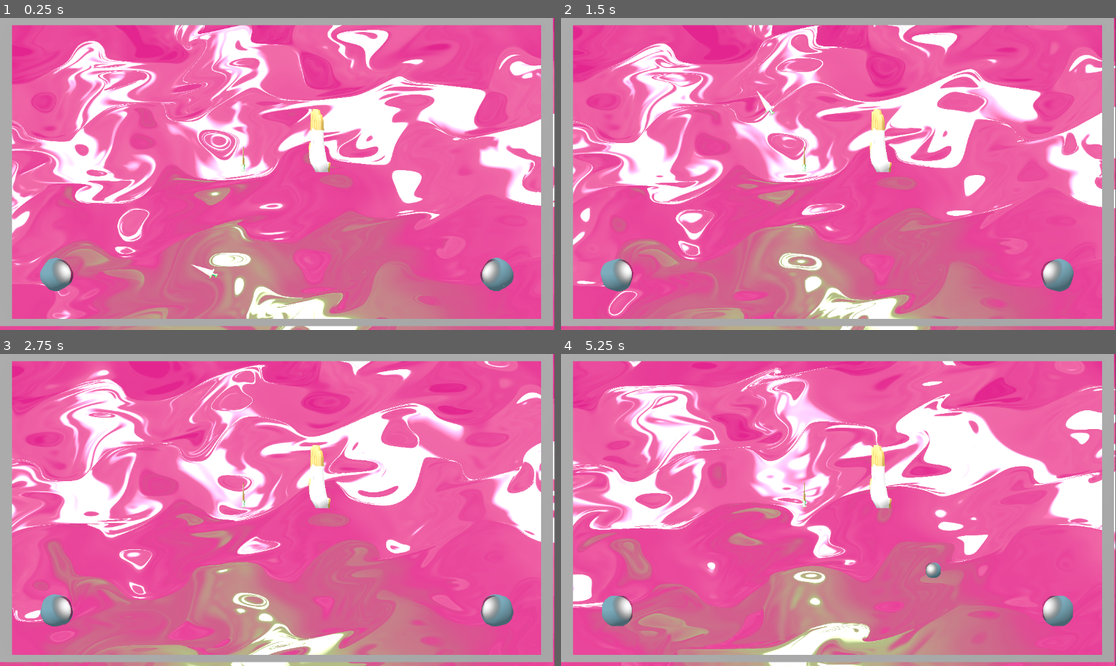
Above: before the commit, frames 1-4 (two rows, left to right).
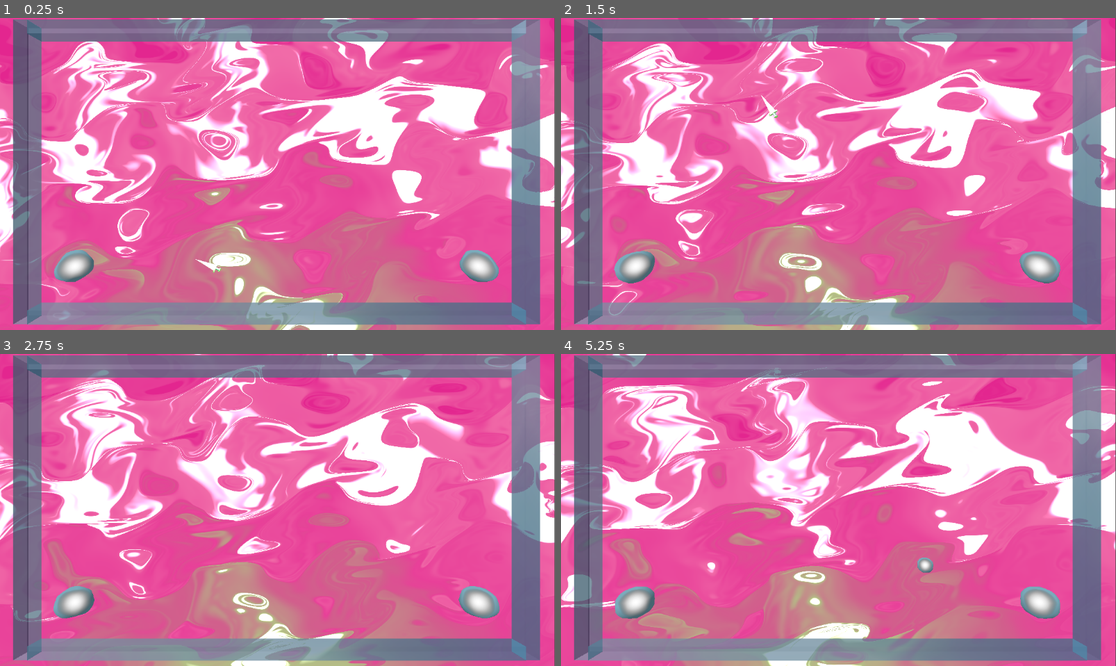
Above: after the commit, the same moments.

Repository: Ultimo-Momento-Responsable/GGJ2025
Game: Godot game, scene res://scenes/viewport.tscn
Two runs of this game, one before a commit and one after it. Both use one fixed random seed, a clock stepped at 60 frames per second and the inputs below.
Inputs:
- Up to frame 1 (0.25 s): no input
- Up to frame 2 (1.5 s): no input
- Up to frame 3 (2.75 s): no input
- Up to frame 4 (5.25 s): no input

The runs differ from the first frame. In frame 1, 30% of the frame differs, in the area x 0-100%, y 0-99%; in frame 2, 30%; in frame 3, 29%; in frame 4, 30%.

Commit message:
feat: glass cages

Diff:
--- a/scenes/arena_base.tscn
+++ b/scenes/arena_base.tscn
@@ -1,12 +1,10 @@
-[gd_scene load_steps=10 format=3 uid="uid://b0ka3t3j4dwb1"]
+[gd_scene load_steps=8 format=3 uid="uid://b0ka3t3j4dwb1"]
 
 [ext_resource type="PackedScene" uid="uid://d1d5ot126tfxq" path="res://scenes/game_objects/bubble.tscn" id="2_8abf3"]
 [ext_resource type="PackedScene" uid="uid://chwvqg0ld6qj0" path="res://scenes/game_objects/sword.tscn" id="2_l5i0h"]
 [ext_resource type="PackedScene" uid="uid://btutgdslx4cfa" path="res://scenes/game_objects/limits.tscn" id="2_r4jfj"]
 [ext_resource type="Script" path="res://scripts/boosters.gd" id="3_fbx7w"]
 [ext_resource type="PackedScene" path="res://scenes/game_objects/bubbleBoost.tscn" id="3_t5qi0"]
-[ext_resource type="PackedScene" uid="uid://c1b5h1m875v5b" path="res://Assets/3d_models/hand/hand.glb" id="6_7p6p1"]
-[ext_resource type="PackedScene" uid="uid://bcglydh24wq21" path="res://Assets/3d_models/sword/sword.glb" id="7_tulmf"]
 
 [sub_resource type="Environment" id="Environment_vhovg"]
 background_color = Color(1, 1, 1, 1)
@@ -27,7 +25,7 @@
 [node name="Camera3D" type="Camera3D" parent="."]
 transform = Transform3D(1, 0, 0, 0, 1, 0, 0, 0, 1, 0, 0, 16.8301)
 environment = SubResource("Environment_vhovg")
-projection = 1
+fov = 68.5
 size = 21.0
 
 [node name="WorldEnvironment" type="WorldEnvironment" parent="."]
@@ -59,9 +57,3 @@
 [node name="Player2" parent="WorldEnvironment" instance=ExtResource("2_8abf3")]
 transform = Transform3D(2, 0, 0, 0, 2, 0, 0, 0, 2, 15, -7, 0)
 player = "2"
-
-[node name="hand" parent="WorldEnvironment" instance=ExtResource("6_7p6p1")]
-transform = Transform3D(-0.201608, 0, 0.979466, 0, 1, 0, -0.979466, 0, -0.201608, 2.87815, 0, 8.3055)
-
-[node name="sword" parent="WorldEnvironment" instance=ExtResource("7_tulmf")]
-transform = Transform3D(0.234701, 0, 0.972068, 0, 1, 0, -0.972068, 0, 0.234701, -2.26165, 0.0625887, 11.3167)
--- a/scenes/game_objects/limits.tscn
+++ b/scenes/game_objects/limits.tscn
@@ -1,4 +1,6 @@
-[gd_scene load_steps=6 format=3 uid="uid://btutgdslx4cfa"]
+[gd_scene load_steps=7 format=3 uid="uid://btutgdslx4cfa"]
+
+[ext_resource type="PackedScene" uid="uid://da7bjvpvdxtn7" path="res://Assets/3d_models/boundary/boundaryGlass.glb" id="1_rxvlb"]
 
 [sub_resource type="PhysicsMaterial" id="PhysicsMaterial_1dxn7"]
 
@@ -24,7 +26,11 @@
 
 [node name="MeshInstance3D" type="MeshInstance3D" parent="StaticBody3D"]
 transform = Transform3D(1, 0, 0, 0, 21, 0, 0, 0, 1, 0, 0, 0)
+visible = false
 mesh = SubResource("BoxMesh_vf5y7")
+
+[node name="boundaryGlass" parent="StaticBody3D" instance=ExtResource("1_rxvlb")]
+transform = Transform3D(0.5, 0, 0, 0, 11, 0, 0, 0, 0.5, 0, -11, 0)
 
 [node name="StaticBody3D2" type="StaticBody3D" parent="."]
 transform = Transform3D(1, 0, 0, 0, 1, 0, 0, 0, 1, 18.5, 0, 0)
@@ -35,7 +41,11 @@
 
 [node name="MeshInstance3D" type="MeshInstance3D" parent="StaticBody3D2"]
 transform = Transform3D(1, 0, 0, 0, 21, 0, 0, 0, 1, 0, 0, 0)
+visible = false
 mesh = SubResource("BoxMesh_vf5y7")
+
+[node name="boundaryGlass" parent="StaticBody3D2" instance=ExtResource("1_rxvlb")]
+transform = Transform3D(0.5, 0, 0, 0, 11, 0, 0, 0, 0.5, 0, -11, 0)
 
 [node name="StaticBody3D3" type="StaticBody3D" parent="."]
 transform = Transform3D(1, 0, 0, 0, 1, 0, 0, 0, 1, 0, -10.5, 0)
@@ -45,7 +55,11 @@
 
 [node name="MeshInstance3D" type="MeshInstance3D" parent="StaticBody3D3"]
 transform = Transform3D(37, 0, 0, 0, 1, 0, 0, 0, 1, 0, 0, 0)
+visible = false
 mesh = SubResource("BoxMesh_vf5y7")
+
+[node name="boundaryGlass" parent="StaticBody3D3" instance=ExtResource("1_rxvlb")]
+transform = Transform3D(18, 0, 0, 0, 0.5, 0, 0, 0, 0.5, 0, -0.5, 0)
 
 [node name="StaticBody3D4" type="StaticBody3D" parent="."]
 transform = Transform3D(1, 0, 0, 0, 1, 0, 0, 0, 1, 0, 10.5, 0)
@@ -55,4 +69,8 @@
 
 [node name="MeshInstance3D" type="MeshInstance3D" parent="StaticBody3D4"]
 transform = Transform3D(37, 0, 0, 0, 1, 0, 0, 0, 1, 0, 0, 0)
+visible = false
 mesh = SubResource("BoxMesh_vf5y7")
+
+[node name="boundaryGlass" parent="StaticBody3D4" instance=ExtResource("1_rxvlb")]
+transform = Transform3D(18, 0, 0, 0, 0.5, 0, 0, 0, 0.5, 0, -0.5, 0)
--- /dev/null
+++ b/scripts/debug/rotate_node.gd
@@ -0,0 +1,10 @@
+extends Node3D  # Cambia a MeshInstance si estás trabajando directamente con una malla
+
+# Velocidad de rotación en grados por segundo
+@export var rotation_speed = 5.0
+
+func _process(delta):
+	# Convertir velocidad de rotación a radianes por segundo
+	var rotation_radians = rotation_speed * delta
+	# Rotar en el eje Y
+	rotate_y(rotation_radians)
Binary file added: Assets/3d_models/boundary/boundaryGlass_BaseColor.png
Binary file added: Assets/3d_models/boundary/boundaryGlass_Normal.png
Binary file added: Assets/3d_models/cone/metallic/cone_metallic_BaseColor.png
Binary file added: Assets/3d_models/cone/metallic/cone_metallic_Normal.png
Binary file added: Assets/3d_models/cone/metallic/cone_metallic_RGB.png
Binary file added: Assets/3d_models/cone/no_metallic/cone_BaseColor.png
Binary file added: Assets/3d_models/cone/no_metallic/cone_Normal.png
Binary file added: Assets/3d_models/cone/no_metallic/cone_no_metallic_BaseColor.png
Binary file added: Assets/3d_models/cone/no_metallic/cone_no_metallic_Normal.png
